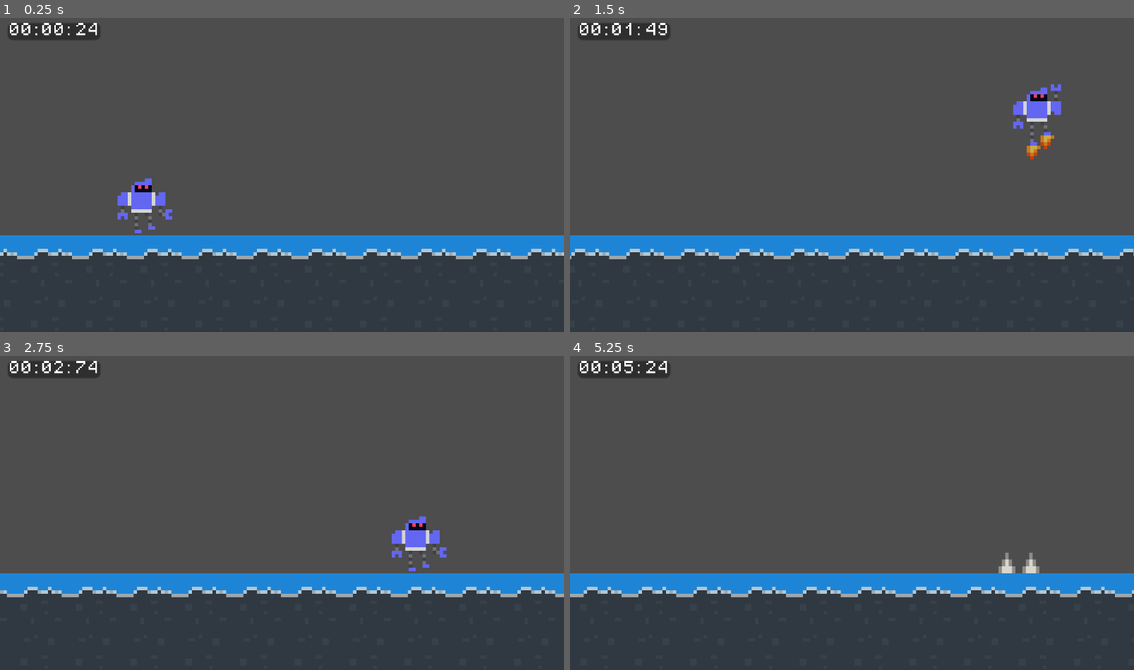
Above: before the commit, frames 1-4 (two rows, left to right).
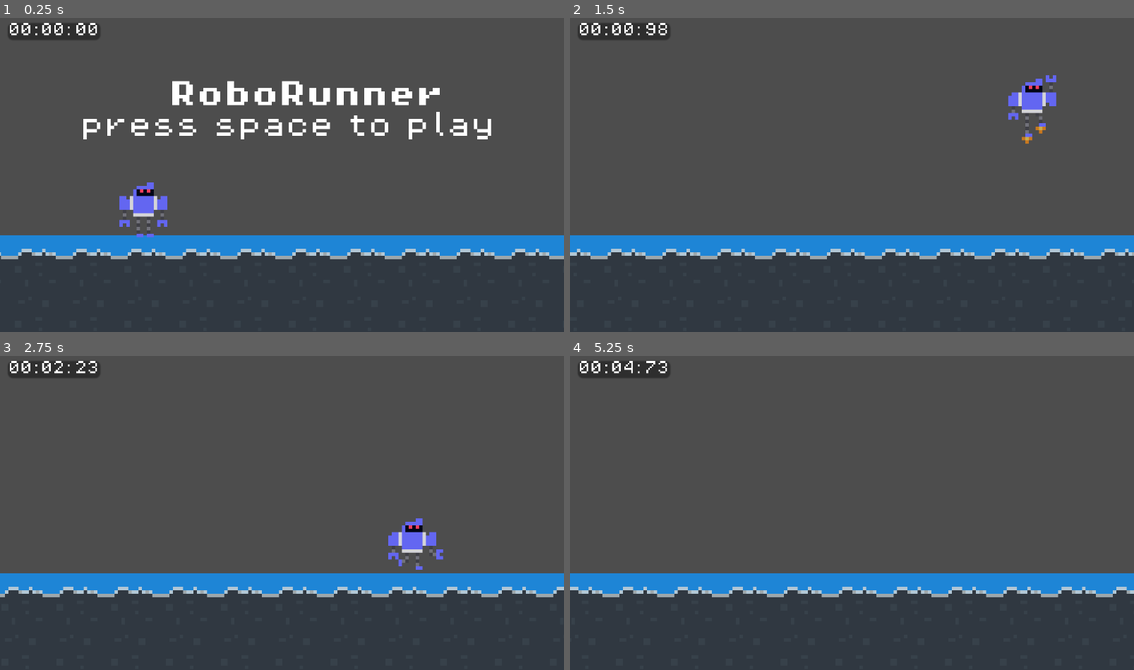
Above: after the commit, the same moments.

Repository: rajariandhana/RoboRunner
Game: Godot game, scene res://scenes/game.tscn
Same seed, same stepped clock (60 frames per second), same inputs: the game is played once before the commit and once after it.
Inputs:
- Up to frame 1 (0.25 s): no input
- Up to frame 2 (1.5 s): tap Space at 0.5 s; hold Right (ui_right) from 0.53 s (still down); tap Enter (ui_accept) at 0.6, 0.77, 1.07, 1.35 s
- Up to frame 3 (2.75 s): tap Enter (ui_accept) at 1.52, 1.82, 2.1 s; release Right (ui_right) at 2.03 s; hold Left (ui_left) from 2.03 s (still down)
- Up to frame 4 (5.25 s): release Left (ui_left) at 2.78 s; hold Right (ui_right) 2.78-4.28 s; tap Enter (ui_accept) at 2.85, 3.02, 3.32, 3.6, 3.77, 4.07, 4.35, 4.52, 4.82, 5.1 s; hold Left (ui_left) 4.28-5.03 s; hold Right (ui_right) from 5.03 s (still down)

The runs differ from the first frame. In frame 1, 5.9% of the frame differs, in the area x 0-100%, y 1-77%; in frame 2, 3.3%; in frame 3, 2.8%; in frame 4, 2.4%.

Commit message:
Implement game over and UI

Diff:
--- a/scenes/game.tscn
+++ b/scenes/game.tscn
@@ -1,9 +1,10 @@
-[gd_scene load_steps=6 format=3 uid="uid://eu4jb4g0l8wb"]
+[gd_scene load_steps=7 format=3 uid="uid://eu4jb4g0l8wb"]
 
 [ext_resource type="PackedScene" uid="uid://ecytbli35ftq" path="res://scenes/player.tscn" id="1_uwrxv"]
 [ext_resource type="Script" uid="uid://dsuwk0oxrqxgk" path="res://scenes/game_manager.gd" id="1_yqjtg"]
 [ext_resource type="PackedScene" uid="uid://g8kt57ha300c" path="res://scenes/ground.tscn" id="3_lnu2h"]
 [ext_resource type="Script" uid="uid://bhdwehsgsbaxx" path="res://scripts/stop_watch.gd" id="5_iywne"]
+[ext_resource type="FontFile" uid="uid://xjcsbs3j5fpo" path="res://assets/fonts/PixelOperator8-Bold.ttf" id="6_p57ef"]
 [ext_resource type="FontFile" uid="uid://by3jvrxmonp55" path="res://assets/fonts/PixelOperator8.ttf" id="7_u5sy4"]
 
 [node name="Game" type="Node2D"]
@@ -73,3 +74,36 @@
 theme_override_font_sizes/font_size = 8
 text = "00"
 horizontal_alignment = 2
+
+[node name="MainMenu" type="Panel" parent="."]
+anchors_preset = 15
+anchor_right = 1.0
+anchor_bottom = 1.0
+offset_left = -82.0
+offset_top = -64.0
+offset_right = -82.0
+offset_bottom = -64.0
+grow_horizontal = 2
+grow_vertical = 2
+
+[node name="Title" type="Label" parent="MainMenu"]
+layout_mode = 2
+offset_left = 49.0
+offset_top = 19.0
+offset_right = 129.0
+offset_bottom = 27.0
+theme_override_fonts/font = ExtResource("6_p57ef")
+theme_override_font_sizes/font_size = 8
+text = "RoboRunner"
+horizontal_alignment = 1
+
+[node name="Instruction" type="Label" parent="MainMenu"]
+layout_mode = 2
+offset_left = 23.0
+offset_top = 28.0
+offset_right = 144.0
+offset_bottom = 36.0
+theme_override_fonts/font = ExtResource("7_u5sy4")
+theme_override_font_sizes/font_size = 8
+text = "press space to play"
+horizontal_alignment = 1
--- a/scenes/game_manager.gd
+++ b/scenes/game_manager.gd
@@ -6,10 +6,15 @@
 @onready var timer: Timer = $"../Timer"
 @onready var scoreText: Label = $"../Score"
 @onready var player: Player = $"../Player"
+@onready var main_menu: Panel = $"../MainMenu"
+@onready var stop_watch: Panel = $"../StopWatch"
 
-var SPEED = 100
+var isPlaying: bool
+
+const SPEED_BASE = 100
+var SPEED
 const DIRECTION = -1
-var VELOCITY = SPEED * DIRECTION
+var VELOCITY
 var GROUND_WIDTH
 
 const rocket_scene = preload("res://scenes/enemy_rocket.tscn")
@@ -22,8 +27,13 @@
 var lastSpawnTime = 0.0
 var spawnInterval = 0.0
 
-const SPAWN_TIME_MIN = 2.0
-const SPAWN_TIME_MAX = 5.0
+const SPAWN_TIME_MIN_CAP = 0.5
+const SPAWN_TIME_MIN_BASE = 2.0
+var SPAWN_TIME_MIN
+const SPAWN_TIME_MAX_CAP = 3.0
+const SPAWN_TIME_MAX_BASE = 5.0
+var SPAWN_TIME_MAX
+const SPAWN_TIME_MODIFIER = -0.1
 
 const SPAWN_X = 100
 const SPAWN_Y_MIN = -8
@@ -35,19 +45,55 @@
 
 const PLAYER_X = -40.0
 
-func _ready() -> void:
+func reset():
+	isPlaying = false
+	for enemy in get_children():
+		if enemy is Enemy:
+			enemy.queue_free()
 	ground_1.position.x = 0
 	GROUND_WIDTH = ground_1.get_used_rect().size.x * ground_1.tile_set.tile_size.x
 	ground_2.position.x = GROUND_WIDTH
-	VELOCITY = SPEED * DIRECTION
 
+	SPAWN_TIME_MIN = SPAWN_TIME_MIN_BASE
+	SPAWN_TIME_MAX = SPAWN_TIME_MAX_BASE
 	lastSpawnTime = Time.get_ticks_msec() / 1000.0
 	spawnInterval = randf_range(SPAWN_TIME_MIN, SPAWN_TIME_MAX)
+
+	SPEED = SPEED_BASE
+	VELOCITY = get_velocity()
+
+	player.position.x = PLAYER_X
+	player.set_frame(5)
 	SCORE = 0
-	player.position.x = PLAYER_X
+
+	main_menu.get_node("Title").text = "RoboRunner"
+
+	stop_watch.reset()
+
+func start():
+	isPlaying = true
+	main_menu.visible = false
+	player.play()
+
+func end():
+	isPlaying = false
+	main_menu.visible = true
+	main_menu.get_node("Title").text = "GAME OVER"
+	SPEED = 0
+	VELOCITY = get_velocity()
+	player.stop()
+
+func _ready() -> void:
+	reset()
 
 # Called every frame. 'delta' is the elapsed time since the previous frame.
 func _process(delta: float) -> void:
+	if !isPlaying:
+		if Input.is_action_just_pressed("ui_accept"):
+			reset()
+			start()
+		return
+
 	var res = VELOCITY * delta
 
 	ground_1.position.x += res
@@ -78,4 +124,12 @@
 	print("SCORE REACHED "+str(SCORE))
 	SPEED += 10
 	VELOCITY = get_velocity()
-	print("INCREASE DIFFICULTY: SPEED: "+str(SPEED))
+	print("INCREASE DIFFICULTY: "+str(SPEED))
+	print("SPEED: "+str(SPEED))
+	SPAWN_TIME_MIN += SPAWN_TIME_MODIFIER
+	SPAWN_TIME_MIN = max(SPAWN_TIME_MIN_CAP, SPAWN_TIME_MIN)
+	print("SPAWN_TIME_MIN: "+str(SPAWN_TIME_MIN))
+	SPAWN_TIME_MAX += SPAWN_TIME_MODIFIER
+	SPAWN_TIME_MAX = max(SPAWN_TIME_MAX_CAP, SPAWN_TIME_MAX)
+	print("SPAWN_TIME_MAX: "+str(SPAWN_TIME_MAX))
+	player.increase_frame(5)
--- a/scenes/player.tscn
+++ b/scenes/player.tscn
@@ -1,7 +1,11 @@
-[gd_scene load_steps=10 format=3 uid="uid://ecytbli35ftq"]
+[gd_scene load_steps=11 format=3 uid="uid://ecytbli35ftq"]
 
 [ext_resource type="Texture2D" uid="uid://1ll3itquowok" path="res://assets/sprites/robot.png" id="1_3vyb7"]
 [ext_resource type="Script" uid="uid://bcydfnvtad1ah" path="res://scripts/player.gd" id="1_g2els"]
+
+[sub_resource type="AtlasTexture" id="AtlasTexture_fjrip"]
+atlas = ExtResource("1_3vyb7")
+region = Rect2(16, 10, 15, 23)
 
 [sub_resource type="AtlasTexture" id="AtlasTexture_g2els"]
 atlas = ExtResource("1_3vyb7")
@@ -25,6 +29,14 @@
 
 [sub_resource type="SpriteFrames" id="SpriteFrames_fjrip"]
 animations = [{
+"frames": [{
+"duration": 1.0,
+"texture": SubResource("AtlasTexture_fjrip")
+}],
+"loop": true,
+"name": &"idle",
+"speed": 0.0
+}, {
 "frames": [{
 "duration": 1.0,
 "texture": SubResource("AtlasTexture_g2els")
@@ -52,16 +64,17 @@
 }]
 
 [sub_resource type="RectangleShape2D" id="RectangleShape2D_3vyb7"]
-size = Vector2(12, 15)
+size = Vector2(14, 16)
 
-[node name="Player" type="CharacterBody2D"]
+[node name="Player" type="CharacterBody2D" node_paths=PackedStringArray("animated_sprite_2d")]
 collision_mask = 7
 script = ExtResource("1_g2els")
+animated_sprite_2d = NodePath("AnimatedSprite2D")
 
 [node name="AnimatedSprite2D" type="AnimatedSprite2D" parent="."]
 sprite_frames = SubResource("SpriteFrames_fjrip")
 animation = &"run"
-autoplay = "run"
+autoplay = "idle"
 
 [node name="CollisionRun" type="CollisionShape2D" parent="."]
 position = Vector2(-1, 3)
@@ -69,12 +82,10 @@
 debug_color = Color(0.925382, 0.193613, 0.487232, 0.42)
 
 [node name="CollisionJump" type="CollisionShape2D" parent="."]
+visible = false
 position = Vector2(-1, 0.5)
 shape = SubResource("RectangleShape2D_3vyb7")
 debug_color = Color(0.925382, 0.193613, 0.487232, 0.42)
 
 [node name="Area2D" type="Area2D" parent="."]
 collision_mask = 2
-
-[connection signal="area_entered" from="Area2D" to="." method="_on_area_2d_area_entered"]
-[connection signal="body_entered" from="Area2D" to="." method="_on_area_2d_body_entered"]
--- a/scripts/enemy.gd
+++ b/scripts/enemy.gd
@@ -26,5 +26,7 @@
 		#game_manager.add_score(1)
 
 func _on_body_entered(body: Node2D) -> void:
-	print("DEATH CAUSE: collide with "+name)
-	get_tree().paused = true
+	print("DEATH CAUSE: collide with "+enemy_name)
+	VELOCITY = 0
+	game_manager.end()
+	animated_sprite_2d.stop()
--- a/scripts/player.gd
+++ b/scripts/player.gd
@@ -3,14 +3,23 @@
 
 const JUMP_VELOCITY = -250
 
-@onready var animated_sprite_2d: AnimatedSprite2D = $AnimatedSprite2D
+#@onready var animated_sprite_2d: AnimatedSprite2D = $AnimatedSprite2D
+@export var animated_sprite_2d:AnimatedSprite2D
 @onready var collision_run: CollisionShape2D = $CollisionRun
 @onready var collision_jump: CollisionShape2D = $CollisionJump
 
+var isRunning:bool
+
 func _ready() -> void:
+	#await get_tree().create_timer(1).timeout
+	collision_run.disabled = true
+	collision_jump.disabled = true
 	print("Hello woarld")
+	animated_sprite_2d = get_node("AnimatedSprite2D")
 
 func _physics_process(delta: float) -> void:
+	if !isRunning:
+		return
 	# Add the gravity.
 	if not is_on_floor():
 		velocity += get_gravity() * delta
@@ -34,9 +43,20 @@
 
 	move_and_slide()
 
-func _on_area_2d_body_entered(body: Node2D) -> void:
-	print("DEATH FOR YOU!")
+func set_frame(frame: int):
+	#animated_sprite_2d.sprite_frames.set_animation_speed("run",frame)
+	pass
 
+func increase_frame(frame: int):
+	#var oldFrame = animated_sprite_2d.sprite_frames.get_animation_speed("run")
+	#animated_sprite_2d.sprite_frames.set_animation_speed("run", oldFrame+5)
+	pass
 
-func _on_area_2d_area_entered(area: Area2D) -> void:
-	print("DEATH FOR YOsdsdU!")
+func play():
+	isRunning = true
+	collision_run.disabled = false
+	collision_jump.disabled = true
+
+func stop():
+	isRunning = false
+	animated_sprite_2d.stop()
--- a/scripts/stop_watch.gd
+++ b/scripts/stop_watch.gd
@@ -13,10 +13,20 @@
 
 var last_difficulty_increase_time: int = -10
 
+func reset():
+	time = 0.0
+	minutes = 0
+	seconds = 0
+	miliseconds = 0
+
 func _ready() -> void:
+	reset()
 	print("TIME SET")
 
 func _process(delta: float) -> void:
+	if !game_manager.isPlaying:
+		return
+
 	time += delta
 	miliseconds = fmod(time, 1) * 100
 	seconds = fmod(time, 60)
@@ -26,6 +36,6 @@
 	secondsLabel.text = str("%02d:" % seconds)
 	milisecondsLabel.text = str("%02d" % miliseconds)
 
-	if int(time) % 10 == 0 and int(time) != last_difficulty_increase_time:
+	if int(time) % 5 == 0 and int(time) != last_difficulty_increase_time:
 		game_manager.increase_difficulty()
 		last_difficulty_increase_time = int(time)
